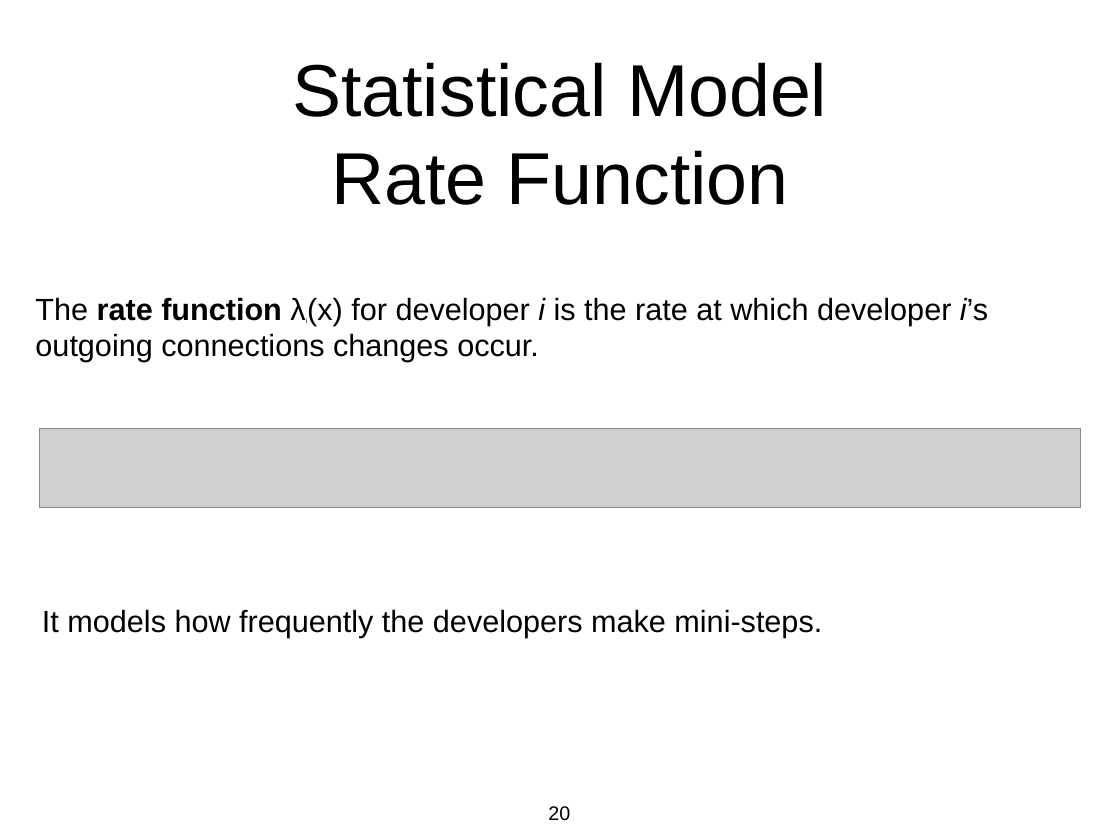
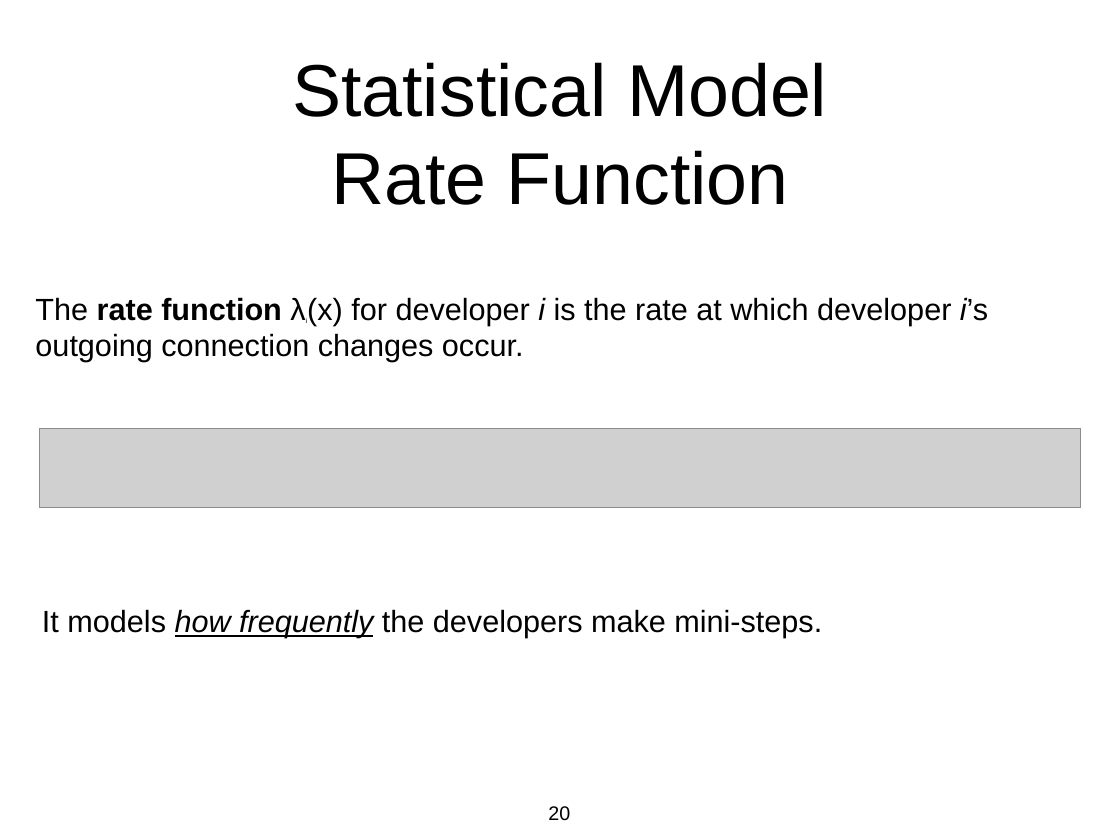
Before and after one commit to azarbakht/prelim, a slide deck: slide 20 of slides/prelim_presentation.pptx. Drawn at 1120x840 pixels with LibreOffice and Linux fonts; fonts in the diff are those of the drawing; grey boxes stand for pictures. Boxes give left, top, right and bottom in pixels: in the first picture for what was removed or moved away, otherwise in the second. Text is boxed around its words. In the diff, an @@ line names an element or a change of style, - is before the commit and + after.

```diff
--- a/slides/prelim_presentation.pptx
+++ b/slides/prelim_presentation.pptx
@@ text at box(35, 297, 988, 362): text changed @@
-The rate function λi(x) for developer i is the rate at which developer i’s outgoing connections changes occur.
+The rate function λi(x) for developer i is the rate at which developer i’s outgoing connection changes occur.
@@ text "It models how frequently the ..." at box(42, 609, 822, 638): italic on, underline on in "how frequently" @@
```
Also in this commit, not shown: 13 other slides changed, 2 other files.
